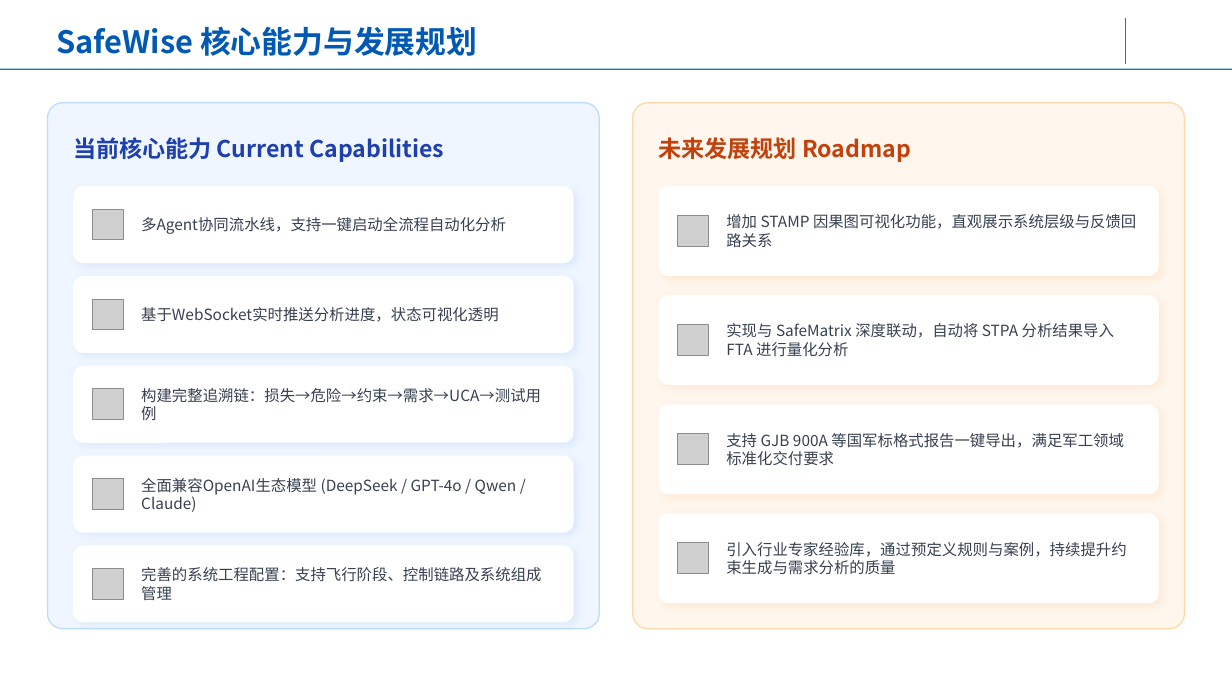
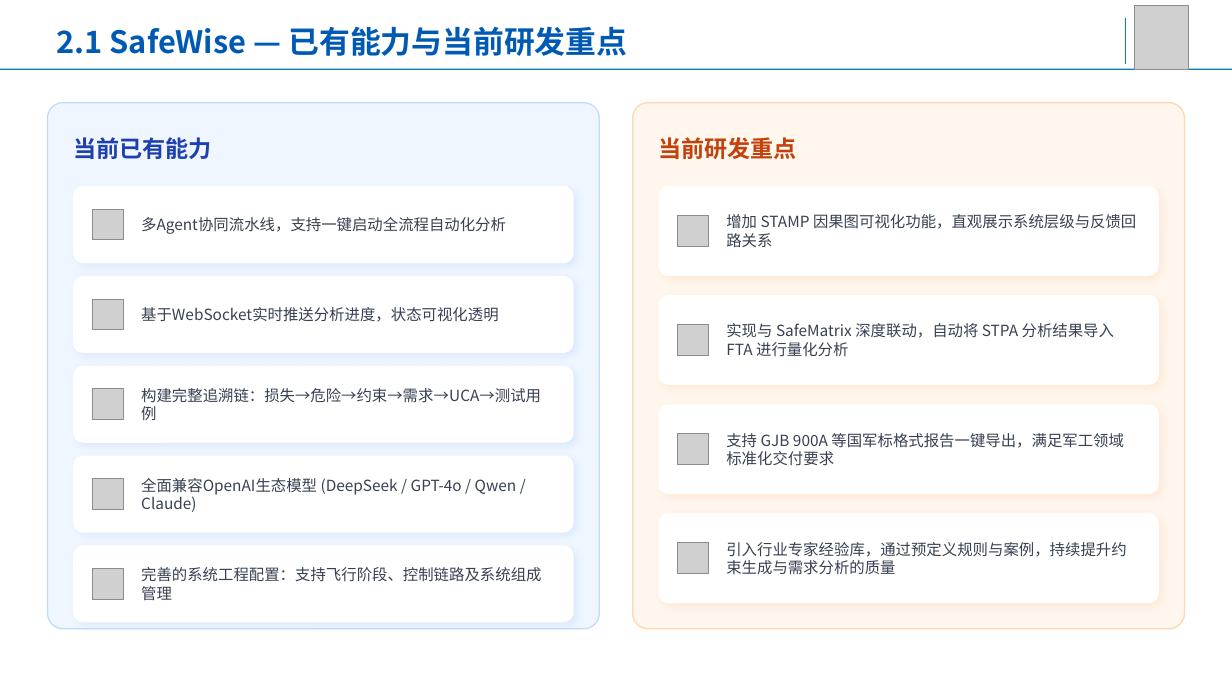
Before and after one commit to AgentForSE/.github, a slide deck: slide 9 of 基于AgentForSE五大智能体的装备软件智能研发平台-0.1.pptx (slide 11 before the commit). Drawn at 1232x693 pixels with LibreOffice and Linux fonts; fonts in the diff are those of the drawing; grey boxes stand for pictures; background and template pictures are left out. Boxes give left, top, right and bottom in pixels: in the first picture for what was removed or moved away, otherwise in the second. Text is boxed around its words. In the diff, an @@ line names an element or a change of style, - is before the commit and + after.

Commit message:
更新基于AgentForSE五大智能体的装备软件智能研发平台PPT

```diff
--- a/基于AgentForSE五大智能体的装备软件智能研发平台-0.1.pptx
+++ b/基于AgentForSE五大智能体的装备软件智能研发平台-0.1.pptx
@@ text at (56,26,627,56): text changed @@
-SafeWise 核心能力与发展规划
+2.1 SafeWise — 已有能力与当前研发重点
@@ picture added at (1135,6,1189,69) @@
@@ text at (73,137,212,159): text changed @@
-当前核心能力 Current Capabilities
+当前已有能力
@@ text at (658,137,797,159): text changed @@
-未来发展规划 Roadmap
+当前研发重点
```
Also in this commit, not shown: 24 other slides changed, 2 slides added, 14 slides removed.
